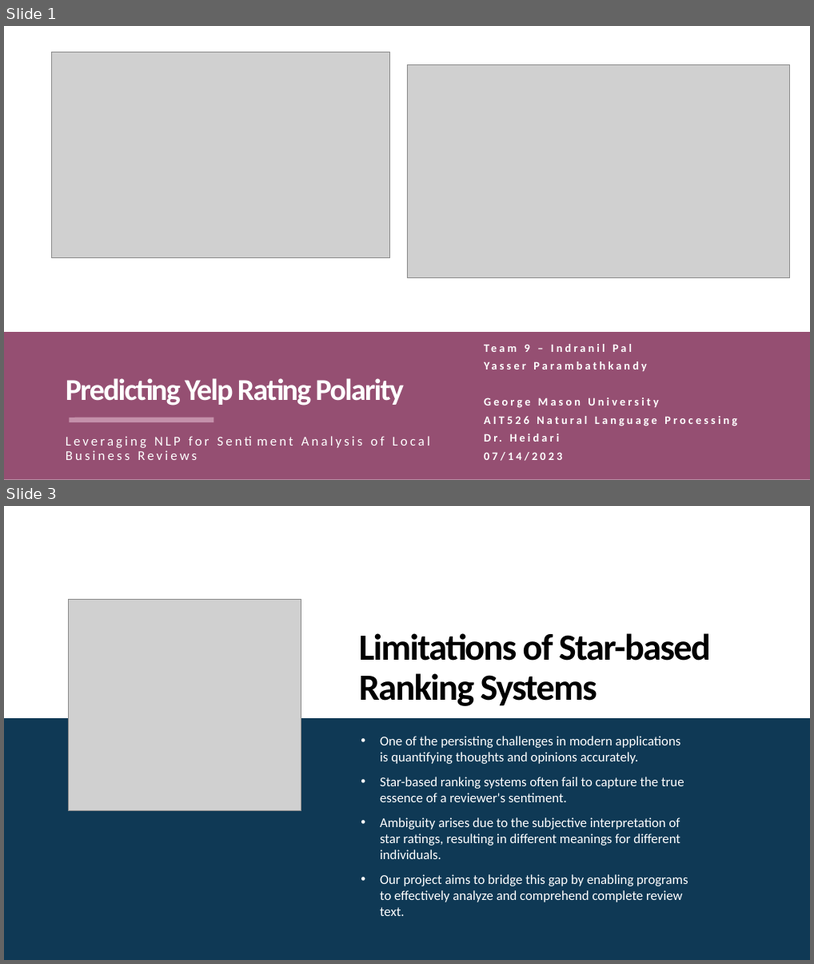
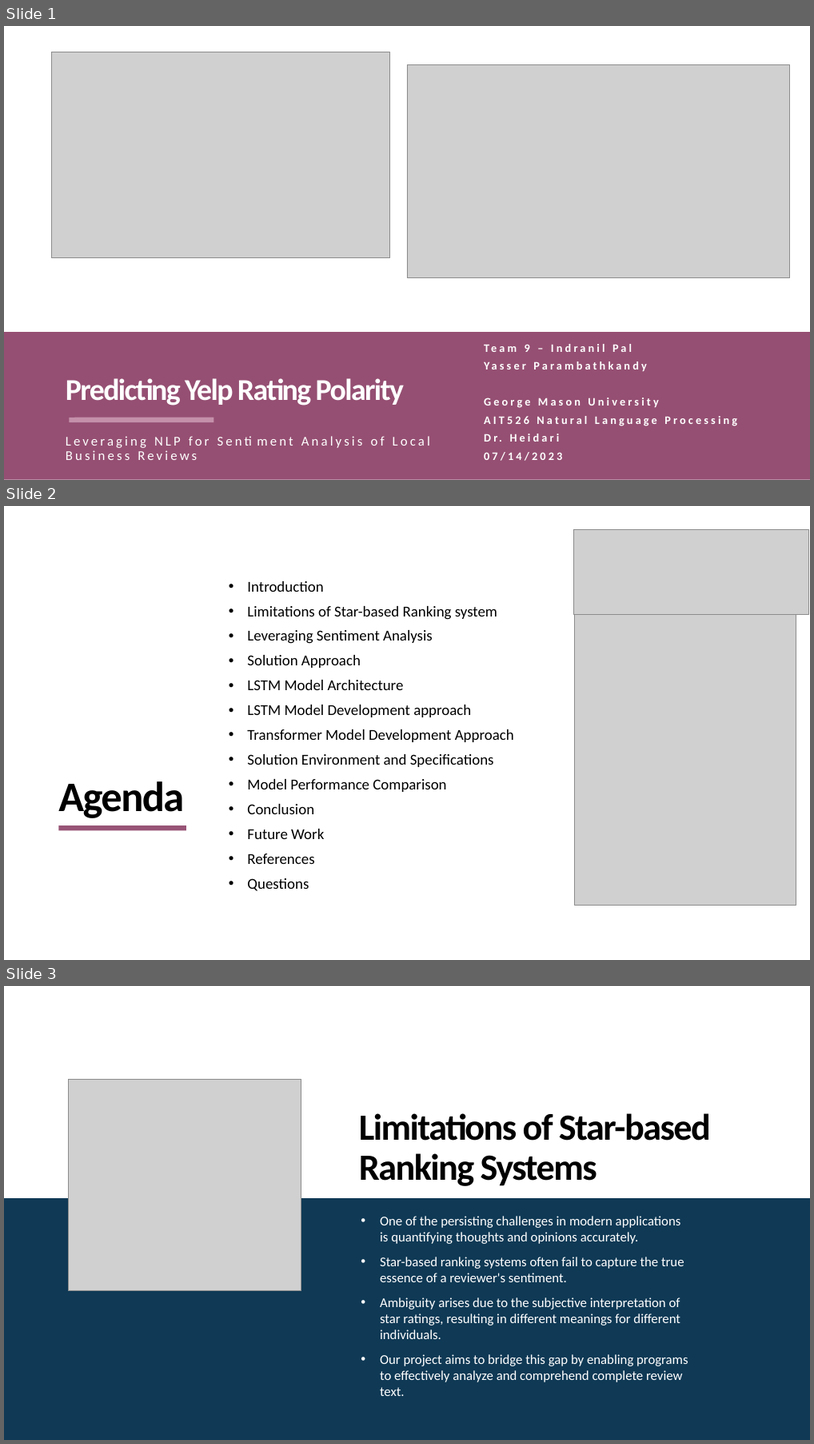
Before and after one commit to yarafatin/ait526, a slide deck: final/docs/AIT526_Team9_YP_IP_PPT.pptx. Shown one above the other, each under a label of ours: slides 1 and 3 before the commit, slides 1, 2 and 3 after it; the slides between them are not shown. The pictures are 814x964 and 814x1444 pixels, drawn with LibreOffice and Linux fonts; fonts in the diff are those of the drawing; grey boxes stand for pictures. Boxes give left, top, right and bottom in pixels: in the first picture for what was removed or moved away, otherwise in the second. Text is boxed around its words. In the diff, an @@ line names an element or a change of style, - is before the commit and + after.

```diff
--- a/final/docs/AIT526_Team9_YP_IP_PPT.pptx
+++ b/final/docs/AIT526_Team9_YP_IP_PPT.pptx
@@ slide 2 added at (4,506,810,960), background #FFFFFF @@
@@ picture added at (574,529,809,614) @@
@@ text added at (247,581,514,891), 18 pt, text #000000 @@
+• Introduction
+• Limitations of Star-based Ranking system
+• Leveraging Sentiment Analysis
+• Solution Approach
+• LSTM Model Architecture
+• LSTM Model Development approach
+• Transformer Model Development Approach
+• Solution Environment and Specifications
+• Model Performance Comparison
+• Conclusion
+• Future Work
+• References
+• Questions
@@ picture added at (575,614,797,904) @@
@@ title added at (58,781,184,818), 50 pt, text #000000, bold @@
+Agenda
@@ line added from (186, 828) to (58, 828), #954F72 6 pt @@
```
Also in this commit, not shown: 1 slide removed.
